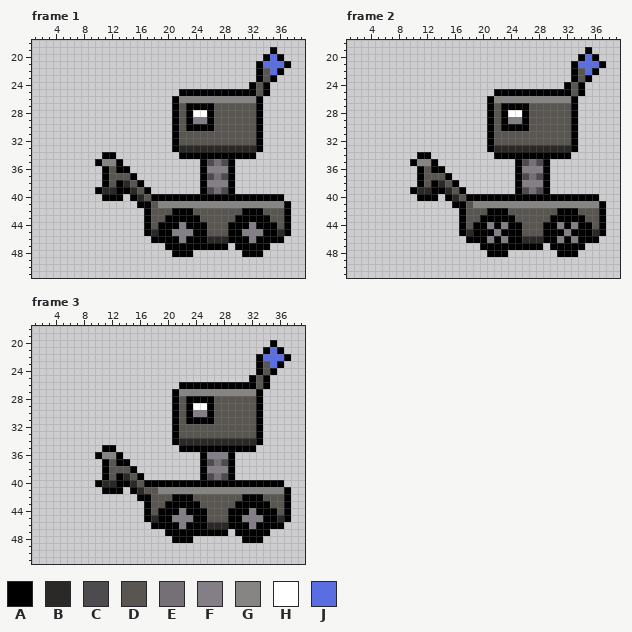
A pixel-art file gets an edit: Intercollégial Wanderers/Assets/Graphics/Animations/Miscelanous/LilRobot1.ase. The picture above was drawn from the file before the commit.
64x64 pixels, 4 frames. Colours within 5 levels of each other are drawn and written as one. Shown: frame 1: x 1..39, y 18..51; frame 2: x 1..39, y 18..51; frame 3: x 1..39, y 18..51. The commit also changed other frames, which this record leaves out.
Visible layers, top first: "Wheels", "Core".
Palette (. is transparent): A #000000  B #2b2928  C #4e4b4e  D #595652  E #757075  F #847e87  G #878583  H #ffffff  J #5b6ee1
Pixels before, frame 1, first column x 10:
19 .........................A..
20 ........................AJA.
21 .......................AJJJA
22 .......................ADJA.
23 .......................ADA..
24 ......................ADA...
25 ............AAAAAAAAAAADA...
26 ...........AGGGGGGGGGGGA....
27 ...........ADAAAADDDDDDA....
28 ...........ADAHHADDDDDDA....
29 ...........ADAFFADDDDDDA....
30 ...........ADAAAADDDDDDA....
31 ...........ADDDDDDDDDDDA....
32 ...........ADDDDDDDDDDDA....
33 ...........ABBBBBBBBBBBA....
34 .AA.........AAAAAAAAAAA.....
35 AGGA...........ACECA........
36 .ADAA..........AFFFA........
37 .ADDDA.........ACECA........
38 .ADABDA........AFFFA........
39 ABBAABDA.......ACECA........
40 .AAA.ABDAAAAAAAAAAAAAAAAAAA.
41 ......AADGGGGGGGGGGGGGGGGGGA
42 .......ADDDAAADDDDDDDAAADDDA
43 .......ADDAAAAADDDDDAAAAADDA
44 .......ADAAAFAAADDDAAAFAAADA
45 .......ABAAFFFAADDDAAFFFAABA
46 ........AAAAFAAABBBAAAFAAAA.
47 ..........AAAAAAAAA.AAAAA...
48 ...........AAA.......AAA....
Pixels before, frame 2, first column x 10:
19 .........................A..
20 ........................AJA.
21 .......................AJJJA
22 .......................ADJA.
23 .......................ADA..
24 ......................ADA...
25 ............AAAAAAAAAAADA...
26 ...........AGGGGGGGGGGGA....
27 ...........ADAAAADDDDDDA....
28 ...........ADAHHADDDDDDA....
29 ...........ADAFFADDDDDDA....
30 ...........ADAAAADDDDDDA....
31 ...........ADDDDDDDDDDDA....
32 ...........ADDDDDDDDDDDA....
33 ...........ABBBBBBBBBBBA....
34 .AA.........AAAAAAAAAAA.....
35 AGGA...........ACECA........
36 .ADAA..........AFFFA........
37 .ADDDA.........ACECA........
38 .ADABDA........AFFFA........
39 ABBAABDA.......ACECA........
40 .AAA.ABDAAAAAAAAAAAAAAAAAAA.
41 ......AADGGGGGGGGGGGGGGGGGGA
42 .......ADDDAAADDDDDDDAAADDDA
43 .......ADDAAAAADDDDDAAAAADDA
44 .......ADAAFAFAADDDAAFAFAADA
45 .......ABAAAFAAADDDAAAFAAABA
46 ........AAAFAFAABBBAAFAFAAA.
47 ..........AAAAAAAAA.AAAAA...
48 ...........AAA.......AAA....
Pixels before, frame 3, first column x 10:
20 .........................A..
21 ........................AJA.
22 .......................AJJJA
23 .......................ADJA.
24 .......................ADA..
25 ......................ADA...
26 ............AAAAAAAAAAADA...
27 ...........AGGGGGGGGGGGA....
28 ...........ADAAAADDDDDDA....
29 ...........ADAHHADDDDDDA....
30 ...........ADAFFADDDDDDA....
31 ...........ADAAAADDDDDDA....
32 ...........ADDDDDDDDDDDA....
33 ...........ADDDDDDDDDDDA....
34 ...........ABBBBBBBBBBBA....
35 .AA.........AAAAAAAAAAA.....
36 AGGA...........AFFFA........
37 .ADAA..........ACECA........
38 .ADDDA.........AFFFA........
39 .ADABDA........ACECA........
40 ABBAABDAAAAAAAAAAAAAAAAAAAA.
41 .AAA.ABDDGGGGGGGGGGGGGGGGGGA
42 ......AADDDAAADDDDDDDAAADDDA
43 .......ADDAAAAADDDDDAAAAADDA
44 .......ADAAAFAAADDDAAAFAAADA
45 .......ABAAFFFAADDDAAFFFAABA
46 ........AAAAFAAABBBAAAFAAAA.
47 ..........AAAAAAAAA.AAAAA...
48 ...........AAA.......AAA....
After the commit:
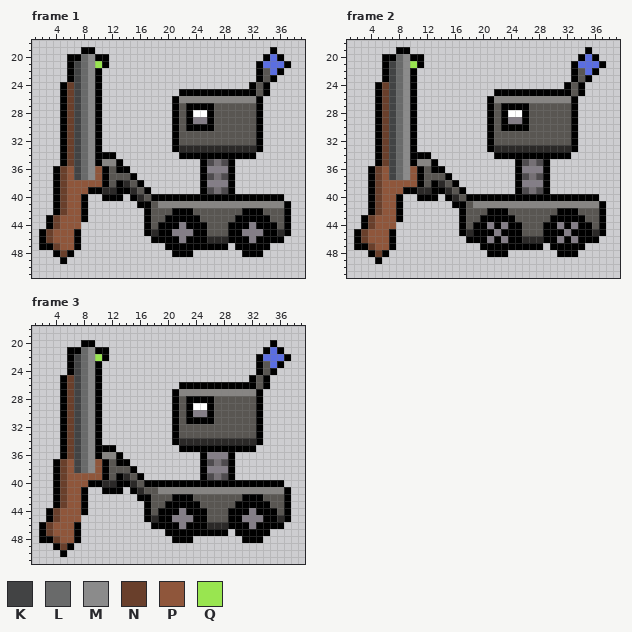
Colours new in this view: K #424344  L #696a6a  M #8b8b8b  N #693f2b  P #8f563b  Q #99e550
What changed:
layer "Gun" added
Frame 1, layer "Gun":
The author put colour A in row 19 at x 8 to 9; in row 20 at x 6 to 7 and 10 to 11; in row 21 at x 6 and 11; in rows 22 to 23 at x 6 and 10; in rows 24 to 34 at x 5 and 10; in row 35 at x 5.
The author put colour A in rows 36 to 38 at x 4; in row 39 at x 4 and 9; in rows 40 to 42 at x 4 and 8; in row 43 at x 3 and 8; in row 44 at x 3; in rows 45 to 46 at x 2 and 7.
The author put colour A in row 47 at x 2 to 3 and 7; in row 48 at x 4 and 6; in row 49 at x 5.
The author put colour K in rows 21 to 37 at x 7.
The author put colour L in rows 20 to 37 at x 8.
The author put colour M in rows 20 to 37 at x 9.
The author put colour N in rows 24 to 35 at x 6; in rows 36 to 42 at x 5; in rows 43 to 44 at x 4; in rows 45 to 46 at x 3; in row 47 at x 4; in row 48 at x 5.
The author put colour P in rows 36 to 37 at x 6 and 10; in row 38 at x 6 to 10; in row 39 at x 6 to 8; in rows 40 to 42 at x 6 to 7; in rows 43 to 44 at x 5 to 7; in rows 45 to 46 at x 4 to 6.
The author put colour P in row 47 at x 5 to 6.
The author put colour Q in row 21 at x 10.
Frame 2, layer "Gun": the same change as frame 1
Frame 3, layer "Gun":
The author put colour A in row 20 at x 8 to 9; in row 21 at x 6 to 7 and 10 to 11; in row 22 at x 6 and 11; in rows 23 to 24 at x 6 and 10; in rows 25 to 35 at x 5 and 10; in row 36 at x 5.
The author put colour A in rows 37 to 39 at x 4; in row 40 at x 4 and 9; in rows 41 to 43 at x 4 and 8; in row 44 at x 3 and 8; in row 45 at x 3; in rows 46 to 47 at x 2 and 7.
The author put colour A in row 48 at x 2 to 3 and 7; in row 49 at x 4 and 6; in row 50 at x 5.
The author put colour K in rows 22 to 38 at x 7.
The author put colour L in rows 21 to 38 at x 8.
The author put colour M in rows 21 to 38 at x 9.
The author put colour N in rows 25 to 36 at x 6; in rows 37 to 43 at x 5; in rows 44 to 45 at x 4; in rows 46 to 47 at x 3; in row 48 at x 4; in row 49 at x 5.
The author put colour P in rows 37 to 38 at x 6 and 10; in row 39 at x 6 to 10; in row 40 at x 6 to 8; in rows 41 to 43 at x 6 to 7; in rows 44 to 45 at x 5 to 7; in rows 46 to 47 at x 4 to 6.
The author put colour P in row 48 at x 5 to 6.
The author put colour Q in row 22 at x 10.
